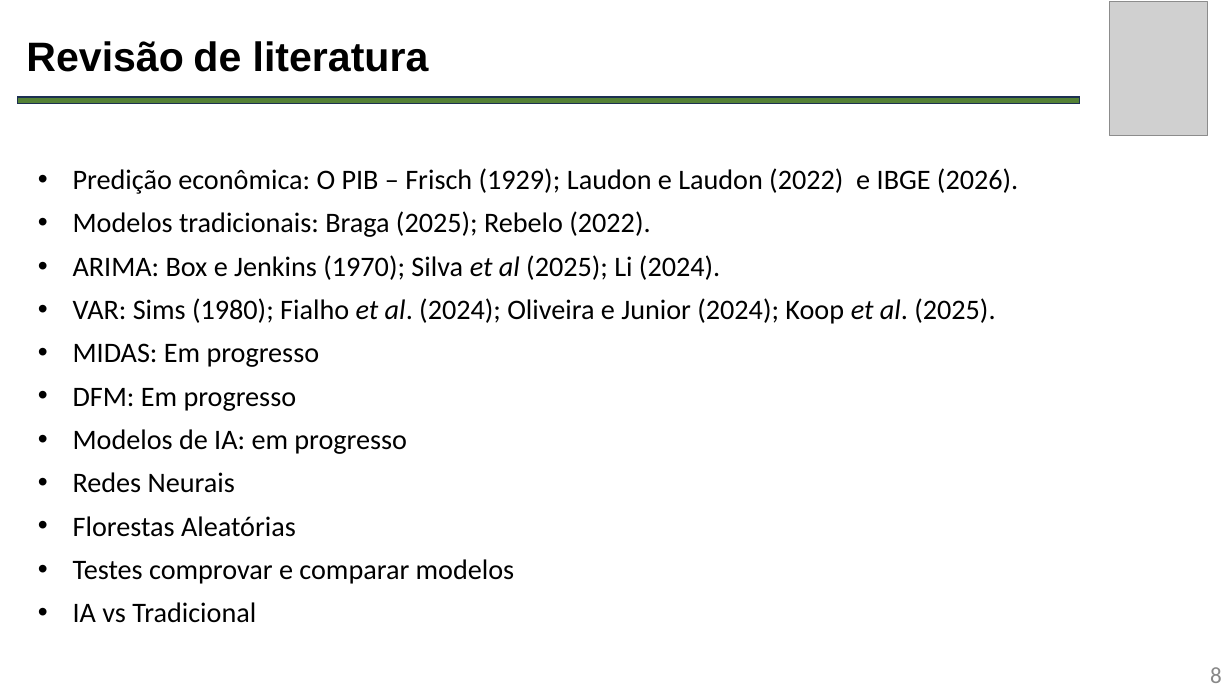
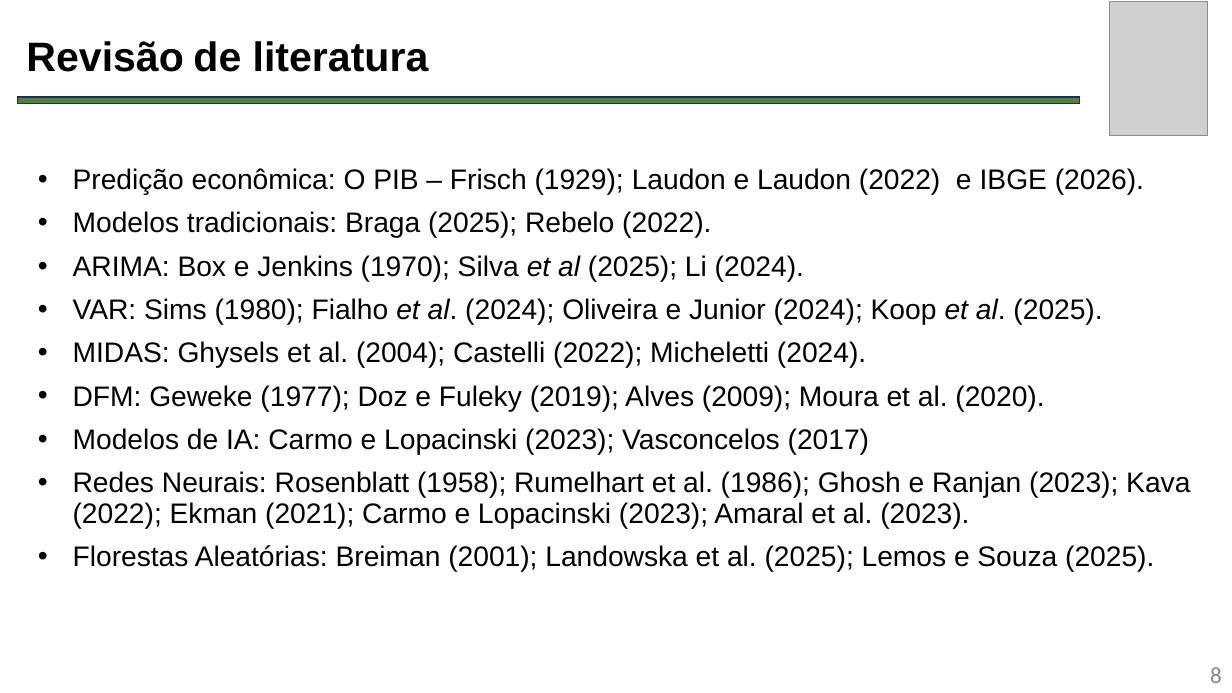
Before and after one commit to leonilso/TCC-UFFS-IA-PIB, a slide deck: slide 8 of Apresentação.pptx. Drawn at 1232x693 pixels with LibreOffice and Linux fonts; fonts in the diff are those of the drawing; grey boxes stand for pictures. Boxes give left, top, right and bottom in pixels: in the first picture for what was removed or moved away, otherwise in the second. Text is boxed around its words. In the diff, an @@ line names an element or a change of style, - is before the commit and + after.

```diff
--- a/Apresentação.pptx
+++ b/Apresentação.pptx
@@ text at <box>73,168,1144,325</box>: font Calibri to Arial in "Predição econômica: O PIB – Frisch (1929); ...", "Modelos tradicionais: Braga (2025); Rebelo (2022).", "ARIMA: Box e Jenkins (1970); Silva et ...", "VAR: Sims (1980); Fialho et al. (2024); ..." @@
@@ text at <box>73,341,1190,572</box>: text changed; font Calibri to Arial @@
-• MIDAS: Em progresso
-• DFM: Em progresso
-• Modelos de IA: em progresso
-• Redes Neurais
-• Florestas Aleatórias
-• Testes comprovar e comparar modelos
-• IA vs Tradicional
+• MIDAS: Ghysels et al. (2004); Castelli (2022); Micheletti (2024).
+• DFM: Geweke (1977); Doz e Fuleky (2019); Alves (2009); Moura et al. (2020).
+• Modelos de IA: Carmo e Lopacinski (2023); Vasconcelos (2017)
+• Redes Neurais: Rosenblatt (1958); Rumelhart et al. (1986); Ghosh e Ranjan (2023); Kava (2022); Ekman (2021); Carmo e Lopacinski (2023); Amaral et al. (2023).
+• Florestas Aleatórias: Breiman (2001); Landowska et al. (2025); Lemos e Souza (2025).
```
Also in this commit, not shown: 2 other slides changed, 12 slides added, 2 other files.
